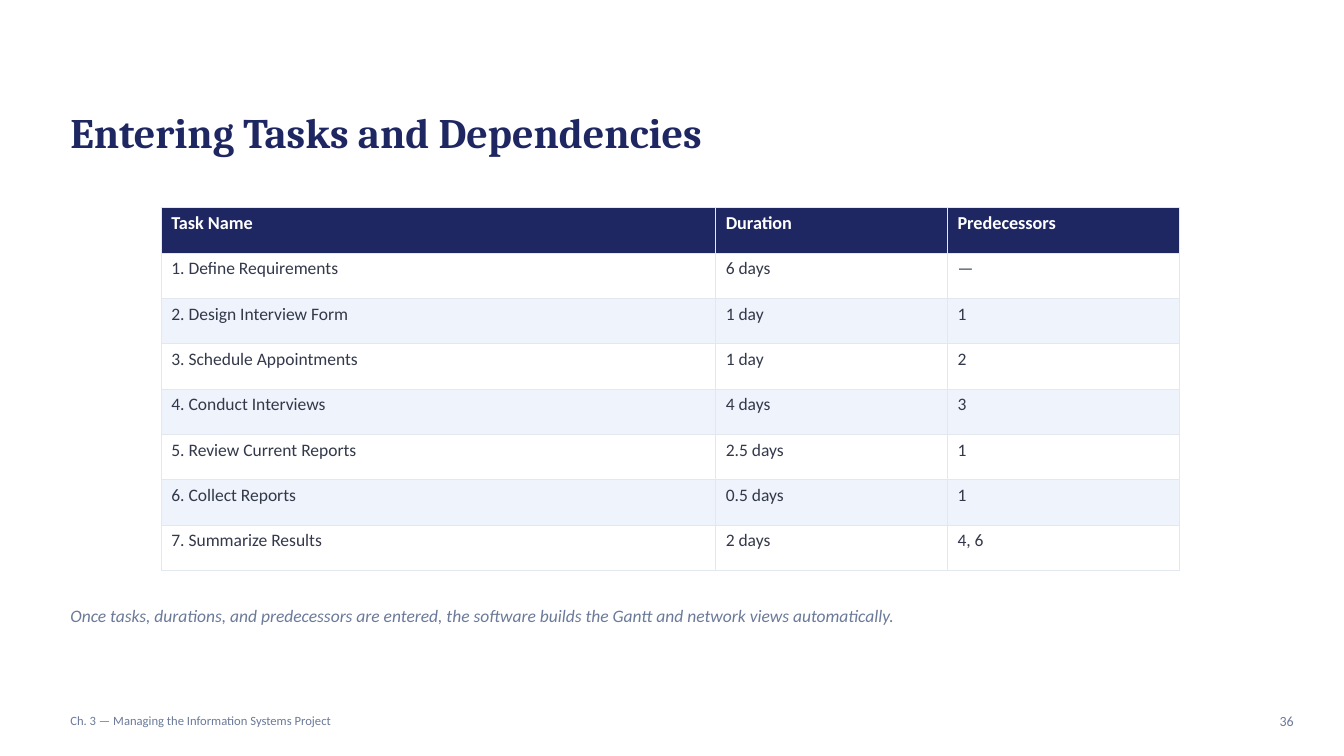
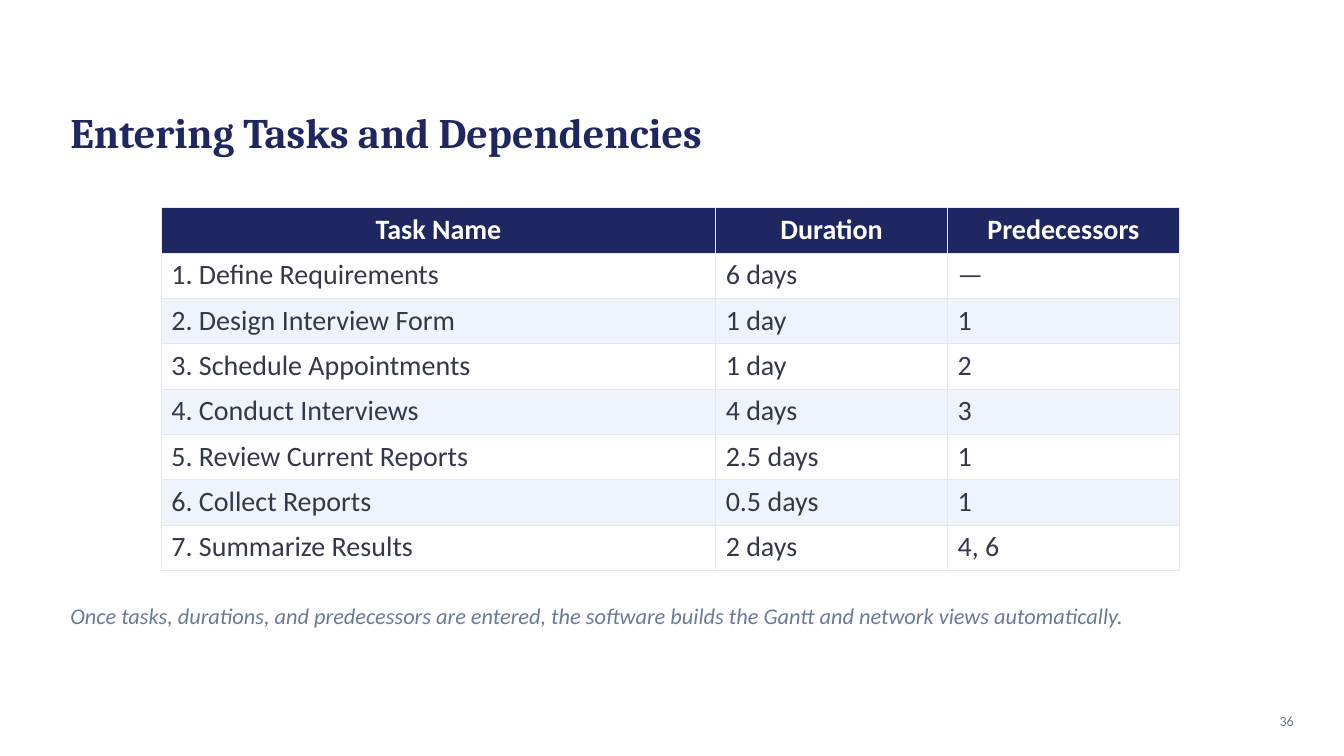
Before and after one commit to shakiliitju/Masters-in-IT, a slide deck: slide 33 of Chapter One 1448/IT 611_Advanced Information Systems Analysis and Design/Lectute Slides/hoffer_msad6e_ch03_updated.pptx. Drawn at 1344x756 pixels with LibreOffice and Linux fonts; fonts in the diff are those of the drawing. Boxes give left, top, right and bottom in pixels: in the first picture for what was removed or moved away, otherwise in the second. Text is boxed around its words. In the diff, an @@ line names an element or a change of style, - is before the commit and + after.

Commit message:
Update IT course lecture materials
Added updated lecture slide PDFs and PowerPoint files for IT 611 Systems Analysis and Design and IT 641 Data Management and Governance, including new Week 1 and revised chapter materials. Removed older ER/SQL lecture files that were superseded by the refreshed course content.

```diff
--- a/Chapter One 1448/IT 611_Advanced Information Systems Analysis and Design/Lectute Slides/hoffer_msad6e_ch03_updated.pptx
+++ b/Chapter One 1448/IT 611_Advanced Information Systems Analysis and Design/Lectute Slides/hoffer_msad6e_ch03_updated.pptx
@@ table at (x1=161, y1=208, x2=1180, y2=571) @@
@@ size 13 to 20 pt in "Task Name", "Duration", "Predecessors" @@
@@ size 12.5 to 20 pt in "1. Define Requirements", "6 days", "—", "2. Design Interview Form" and 17 more places @@
@@ alignment left to centre @@
@@ text "Once tasks, durations, and predecessors ..." at (x1=70, y1=608, x2=1123, y2=628): size 12.5 to 16 pt @@
@@ text removed at (x1=70, y1=716, x2=331, y2=727) @@
-Ch. 3 — Managing the Information Systems Project
```
Also in this commit, not shown: 24 other slides changed, 9 other files.
